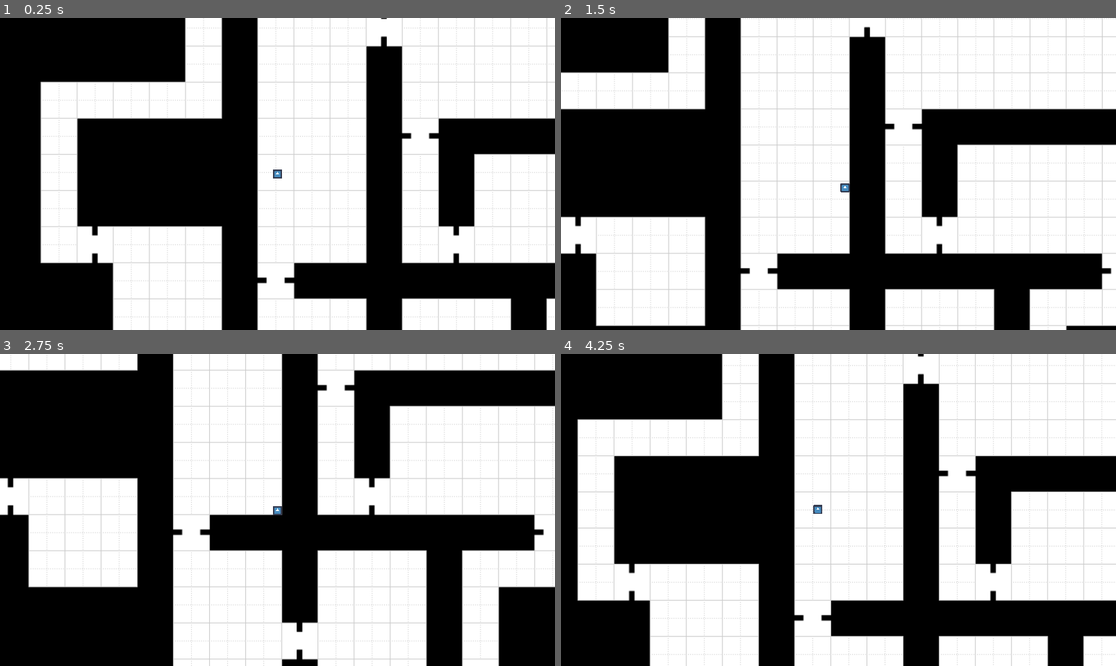
Above: before the commit, frames 1-4 (two rows, left to right).
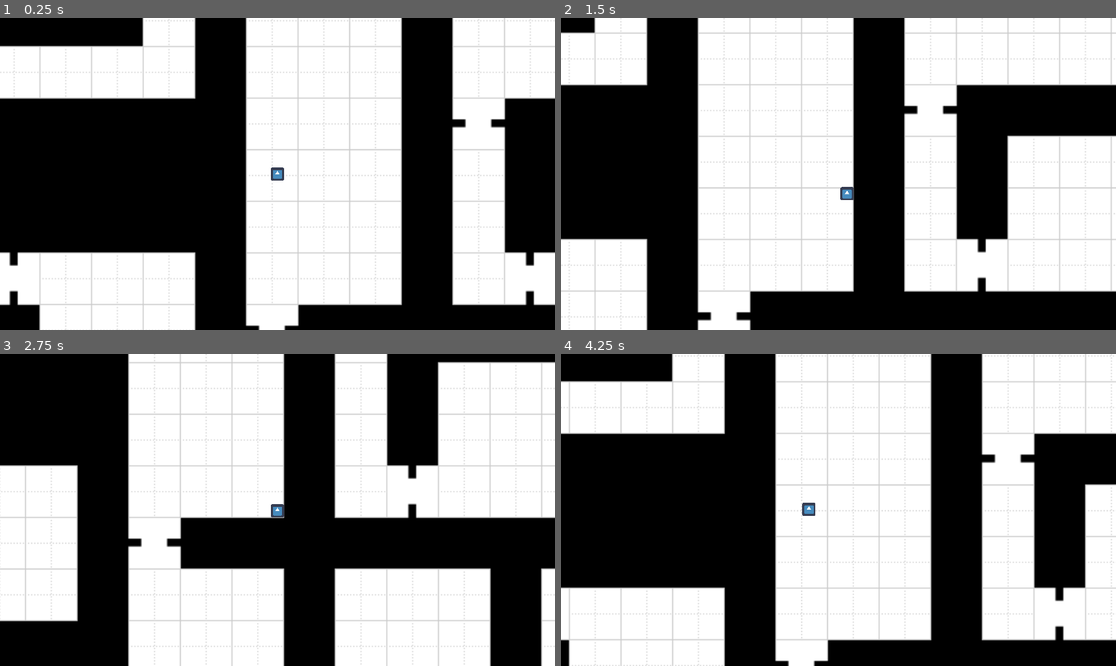
Above: after the commit, the same moments.

Repository: Lexxn0x3/Dungeons_and_Dragons
Game: Godot game, scene res://Main.tscn
The game is run twice, just before and just after one commit, with the same random seed, the same clock (stepped at 60 frames per second) and the same inputs. The engine's default icon, where the game draws it, is replaced by a stand-in: a white triangle on a blue panel in a dark square.
Inputs (mouse positions are in pixels of both pictures, inside the frame that each line leads up to):
- Up to frame 1 (0.25 s): no input
- Up to frame 2 (1.5 s): tap Enter at 0.5 s; move the mouse to (960, 158) at 0.52 s; hold Right (ui_right) 0.53-1.28 s; hold Mouse wheel up (camera_zoom_in, bound only before the commi… 0.53-1.28 s; tap Mouse wheel down (camera_zoom_out, bound only before the co… at 0.8, 1.35 s; move the mouse to (727, 189) at 1.27 s; hold Down (ui_down) from 1.28 s (still down)
- Up to frame 3 (2.75 s): tap Mouse wheel up (camera_zoom_in, bound only before the commi… at 1.55 s; move the mouse to (333, 441) at 2.02 s; release Down (ui_down) at 2.03 s; hold Right (ui_right) from 2.03 s (still down); hold Mouse wheel up (camera_zoom_in, bound only before the commi… from 2.03 s (still down); tap Mouse wheel down (camera_zoom_out, bound only before the co… at 2.3 s
- Up to frame 4 (4.25 s): move the mouse to (810, 572) at 2.77 s; release Right (ui_right) at 2.78 s; release Mouse wheel up (camera_zoom_in, bound only before the commi… at 2.78 s; hold Up (ui_up) 2.78-3.53 s; tap Mouse wheel down (camera_zoom_out, bound only before the co… at 2.85, 3.8 s; tap Mouse wheel up (camera_zoom_in, bound only before the commi… at 3.05 s; move the mouse to (1005, 556) at 3.52 s; hold Left (ui_left) from 3.53 s (still down); hold Mouse wheel up (camera_zoom_in, bound only before the commi… from 3.53 s (still down)

The runs differ from the first frame. In frame 1, 48% of the frame differs, in the area x 0-100%, y 0-100%; in frame 2, 47%; in frame 3, 39%; in frame 4, 50%.

Commit message:
0.0.4
-Zoom-in/out (controler only)
-controler support

Diff:
--- a/Game GoDot/Main.tscn
+++ b/Game GoDot/Main.tscn
@@ -17,3 +17,4 @@
 speed = 400
 
 [node name="The Dark Pit of Gothmog of Udun" parent="." instance=ExtResource( 1 )]
+position = Vector2( -7, 9 )
--- /dev/null
+++ b/Game GoDot/MainMenu/MainMenu.tscn
@@ -0,0 +1,56 @@
+[gd_scene load_steps=2 format=2]
+
+[sub_resource type="StyleBoxFlat" id=1]
+bg_color = Color( 1, 1, 1, 0 )
+
+[node name="MarginContainer" type="MarginContainer"]
+anchor_right = 1.0
+anchor_bottom = 1.0
+margin_left = 2.05054
+margin_right = 2.05054
+custom_constants/margin_right = 120
+custom_constants/margin_top = 80
+custom_constants/margin_left = 120
+custom_constants/margin_bottom = 80
+__meta__ = {
+"_edit_use_anchors_": false
+}
+
+[node name="HBoxContainer" type="HBoxContainer" parent="."]
+margin_left = 120.0
+margin_top = 80.0
+margin_right = 1800.0
+margin_bottom = 1000.0
+
+[node name="VBoxContainer" type="VBoxContainer" parent="HBoxContainer"]
+margin_right = 51.0
+margin_bottom = 920.0
+alignment = 1
+
+[node name="Start" type="Button" parent="HBoxContainer/VBoxContainer"]
+margin_top = 426.0
+margin_right = 51.0
+margin_bottom = 440.0
+custom_styles/normal = SubResource( 1 )
+text = "Start"
+
+[node name="Map" type="Button" parent="HBoxContainer/VBoxContainer"]
+margin_top = 444.0
+margin_right = 51.0
+margin_bottom = 458.0
+custom_styles/normal = SubResource( 1 )
+text = "Map"
+
+[node name="Options" type="Button" parent="HBoxContainer/VBoxContainer"]
+margin_top = 462.0
+margin_right = 51.0
+margin_bottom = 476.0
+custom_styles/normal = SubResource( 1 )
+text = "Options"
+
+[node name="Quit" type="Button" parent="HBoxContainer/VBoxContainer"]
+margin_top = 480.0
+margin_right = 51.0
+margin_bottom = 494.0
+custom_styles/normal = SubResource( 1 )
+text = "Quit"
--- a/Game GoDot/Player.tscn
+++ b/Game GoDot/Player.tscn
@@ -1,5 +1,6 @@
-[gd_scene load_steps=5 format=2]
+[gd_scene load_steps=6 format=2]
 
+[ext_resource path="res://Player/PlayerCamera.gd" type="Script" id=1]
 [ext_resource path="res://icon.png" type="Texture" id=2]
 
 [sub_resource type="GDScript" id=1]
@@ -32,8 +33,7 @@
 	if hit == true:
 		if velocityTemp.y > 0:
 			position.y += velocity.y * delta * -1
-			if OS.is_debug_build(): print(velocity)
-
+	#		if OS.is_debug_build(): print(velocity)
 
 
 func _on_Player_body_entered(body):            # is called if player hits an object
@@ -73,7 +73,10 @@
 shape = SubResource( 3 )
 
 [node name="Camera2D" type="Camera2D" parent="."]
+rotating = true
 current = true
 smoothing_enabled = true
+script = ExtResource( 1 )
+zoomMin = 0.3
 [connection signal="body_entered" from="." to="." method="_on_Player_body_entered"]
 [connection signal="body_exited" from="." to="." method="_on_Player_body_exited"]
--- a/Game GoDot/Player/PlayerCamera.gd
+++ b/Game GoDot/Player/PlayerCamera.gd
@@ -1,19 +1,29 @@
 extends Camera2D
-var zoomValue = Vector2(1, 1)
+export var zoomSpeed = 1           #exported variables
+export var zoomDefault = 0.7
+export var zoomMax = 4.1
+export var zoomMin = 0.1
+
+var zoomValue = Vector2()
+
 
 # Called when the node enters the scene tree for the first time.
 func _ready():
-	zoomValue.x = 1
-	zoomValue.y = 1
+	zoomValue.x = zoomDefault #defaul zoom of the camera
+	zoomValue.y = zoomDefault
 
 func _physics_process(delta):
 	#get Inputs
-	#if Input.is_action_pressed"camera_zoom_in"):
-		zoomValue.x += 1
-	#if Input.is_action_pressed("camera_zoom_out"):
-	#zoomValue.x -= 1
-	#zoomValue.y = zoomValue.x
-	#if OS.is_debug_build(): print(zoomValue.x)
-	#set Zoom
-	#set_zoom(Vector2(zoomValue.x, zoomValue.y))
-	#set_zoom(zoomValue)
+	if Input.is_action_pressed("camera_zoom_out"):
+		zoomValue.x += zoomSpeed * delta * zoomValue.x * zoomValue.x
+
+	if Input.is_action_pressed("camera_zoom_in"):
+		zoomValue.x -= zoomSpeed * delta * zoomValue.x * zoomValue.x
+
+	#if OS.is_debug_build(): print(zoomValue.x) #print debug zoom faktor
+
+	zoomValue.x = clamp(zoomValue.x, zoomMin, zoomMax)        #applay max zoom
+	zoomValue.y = zoomValue.x             #applay zoom on camera
+	set_zoom(zoomValue)
+	#is_rotating(true)
+	#Camera2D.rotation_degrees(0.4)
--- a/Game GoDot/project.godot
+++ b/Game GoDot/project.godot
@@ -61,12 +61,12 @@
 }
 camera_zoom_out={
 "deadzone": 0.5,
-"events": [ Object(InputEventMouseButton,"resource_local_to_scene":false,"resource_name":"","device":0,"alt":false,"shift":false,"control":false,"meta":false,"command":false,"button_mask":0,"position":Vector2( 0, 0 ),"global_position":Vector2( 0, 0 ),"factor":1.0,"button_index":5,"pressed":false,"doubleclick":false,"script":null)
+"events": [ Object(InputEventJoypadButton,"resource_local_to_scene":false,"resource_name":"","device":0,"button_index":4,"pressure":0.0,"pressed":false,"script":null)
  ]
 }
 camera_zoom_in={
 "deadzone": 0.5,
-"events": [ Object(InputEventMouseButton,"resource_local_to_scene":false,"resource_name":"","device":0,"alt":false,"shift":false,"control":false,"meta":false,"command":false,"button_mask":0,"position":Vector2( 0, 0 ),"global_position":Vector2( 0, 0 ),"factor":1.0,"button_index":4,"pressed":false,"doubleclick":false,"script":null)
+"events": [ Object(InputEventJoypadButton,"resource_local_to_scene":false,"resource_name":"","device":0,"button_index":5,"pressure":0.0,"pressed":false,"script":null)
  ]
 }
 
Not shown, changed: Game GoDot/export_presets.cfg
Not shown, added: Exports/Linux/Game.pck
Not shown, added: Exports/Linux/Game.x86_64
Not shown, changed: Exports/Windows/Game.pck
Not shown, added: Exports/Windows/Game.zip
